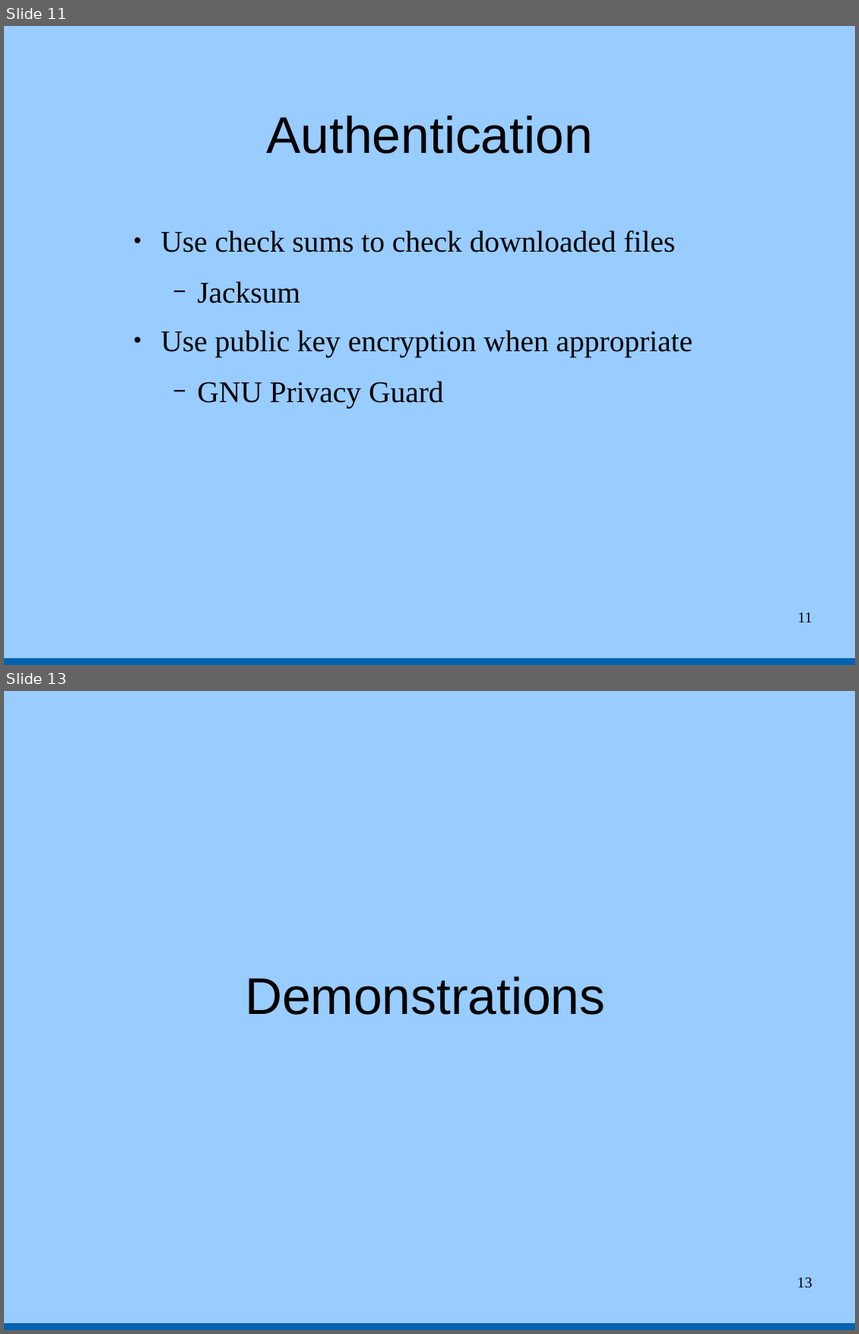
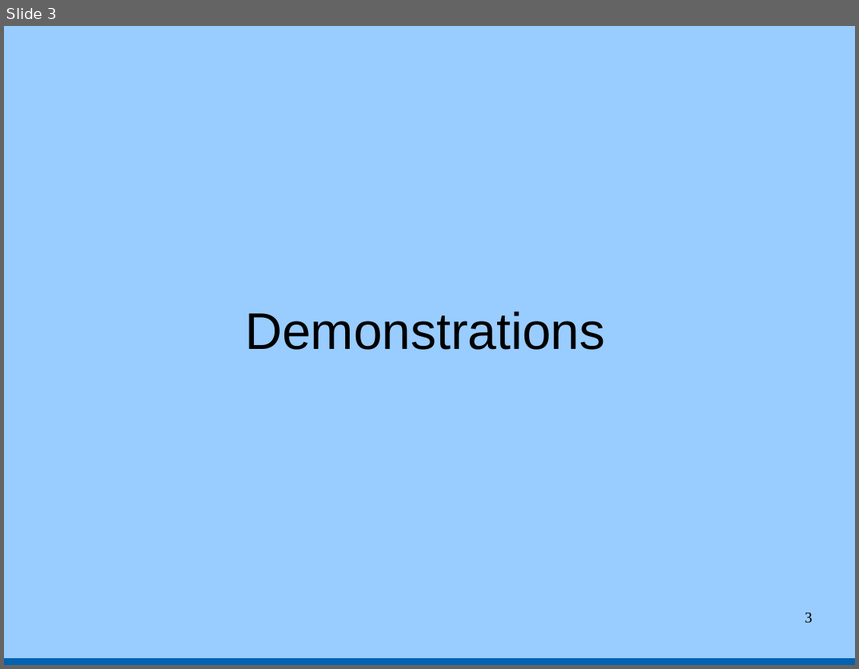
Before and after one commit to tbrowder/nwflug, a slide deck: NWFLUG/mtg-2015-07-06/version-control.odp. Shown one above the other, each under a label of ours: slides 11 and 13 before the commit, slide 3 after it; the slides between them are not shown. The pictures are 859x1334 and 859x669 pixels, drawn with LibreOffice and Linux fonts; fonts in the diff are those of the drawing. Boxes give left, top, right and bottom in pixels: in the first picture for what was removed or moved away, otherwise in the second. Text is boxed around its words. In the diff, an @@ line names an element or a change of style, - is before the commit and + after.

```diff
--- a/NWFLUG/mtg-2015-07-06/version-control.odp
+++ b/NWFLUG/mtg-2015-07-06/version-control.odp
@@ slide 11 removed at (x1=4, y1=26, x2=855, y2=665), background #99CCFF; not listed: 1 template element that a slide beside it also shows @@
@@ title removed at (x1=267, y1=116, x2=593, y2=154) @@
-Authentication
@@ text removed at (x1=161, y1=230, x2=693, y2=409) @@
-● Use check sums to check downloaded files
-  − Jacksum
-● Use public key encryption when appropriate
-  − GNU Privacy Guard
@@ page number removed at (x1=798, y1=613, x2=813, y2=623) @@
-11
@@ what was slide 13 is now slide 3 @@
@@ page number at (x1=805, y1=613, x2=813, y2=623): text changed @@
-13
+3
```
Also in this commit, not shown: 2 slides added, 13 other slides removed.
